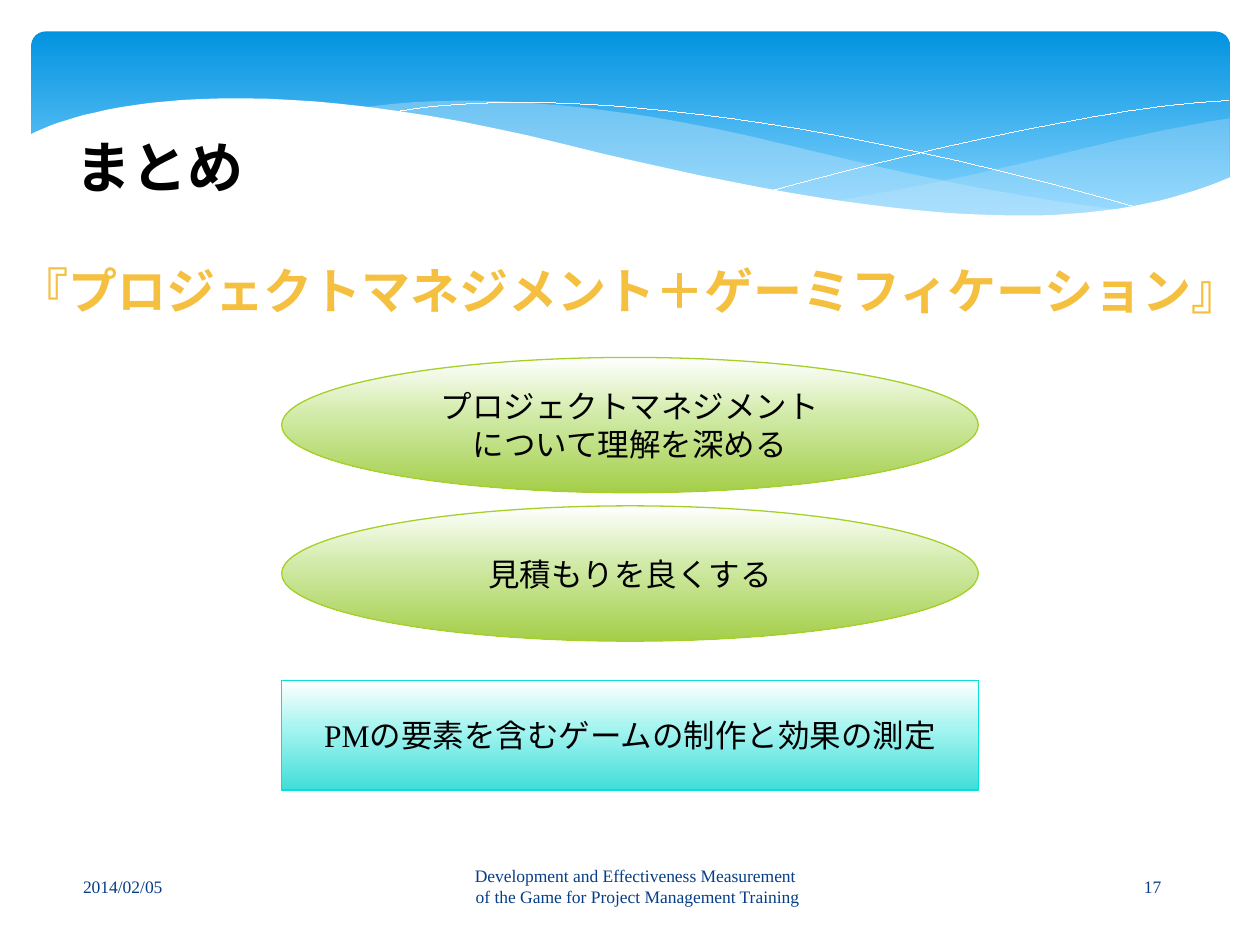
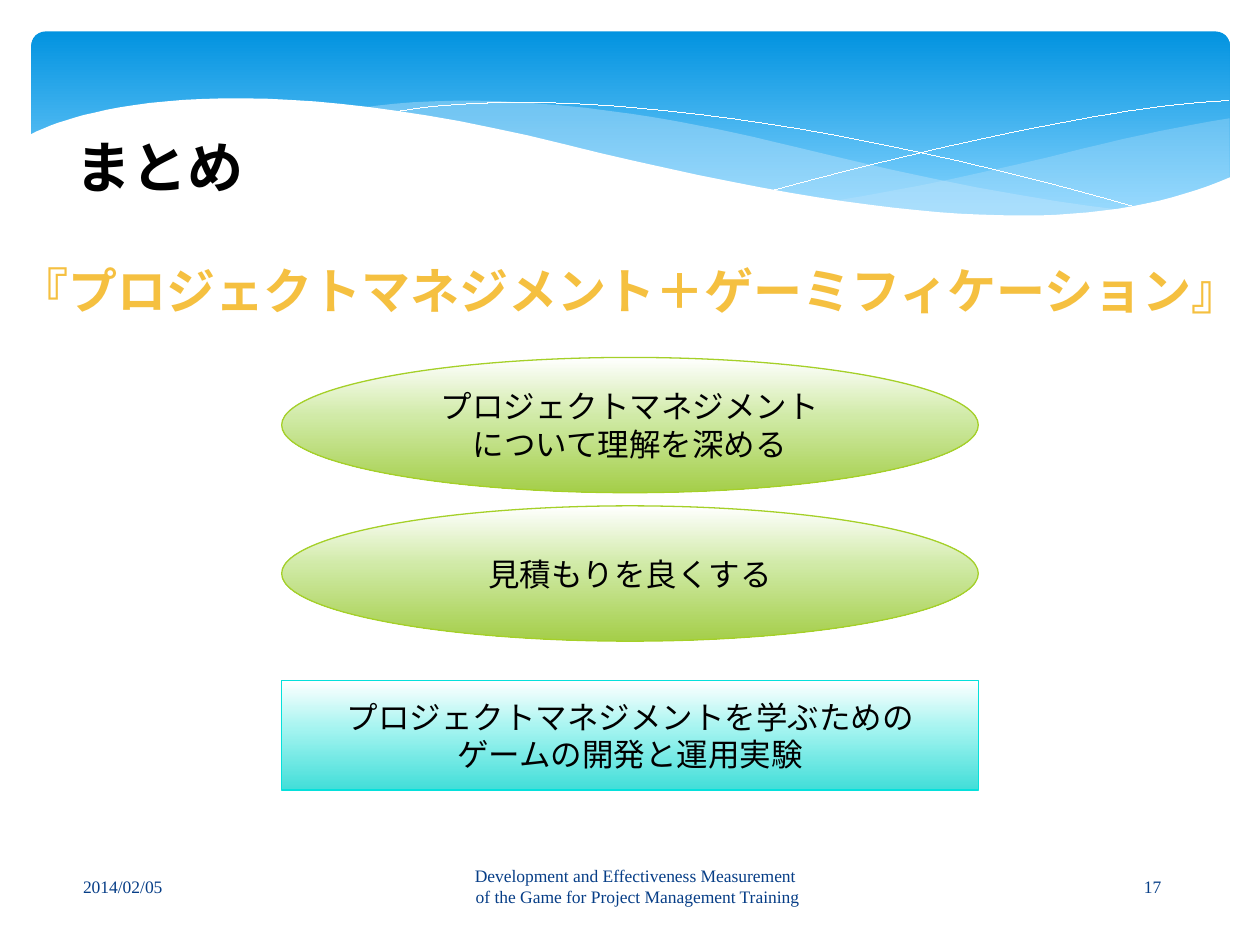
Before and after one commit to keimatsui/kadai, a slide deck: slide 17 of 卒業論文/2012/HTET MYET MUN WIN/卒論発表プレゼン.pptx. Drawn at 1260x945 pixels with LibreOffice and Linux fonts; fonts in the diff are those of the drawing. Boxes give left, top, right and bottom in pixels: in the first picture for what was removed or moved away, otherwise in the second. Text is boxed around its words. In the diff, an @@ line names an element or a change of style, - is before the commit and + after.

Commit message:
こみっと
細かい修正

```diff
--- a/卒業論文/2012/HTET MYET MUN WIN/卒論発表プレゼン.pptx
+++ b/卒業論文/2012/HTET MYET MUN WIN/卒論発表プレゼン.pptx
@@ text in rectangle at bbox=[346, 697, 913, 769]: text changed @@
-PMの要素を含むゲームの制作と効果の測定
+プロジェクトマネジメントを学ぶための
+ゲームの開発と運用実験
```
